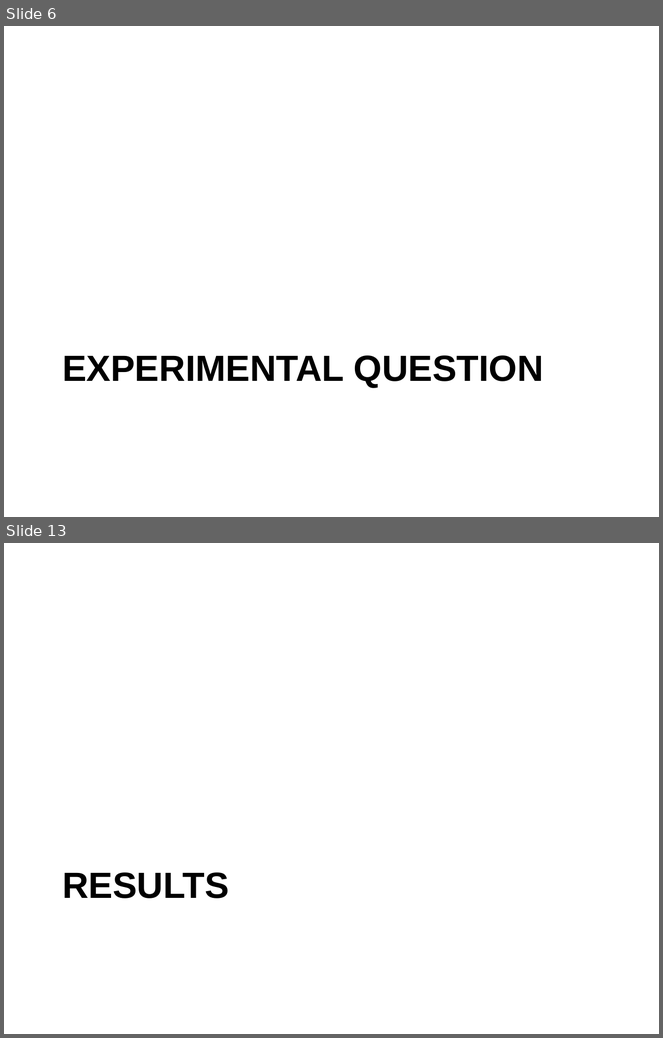
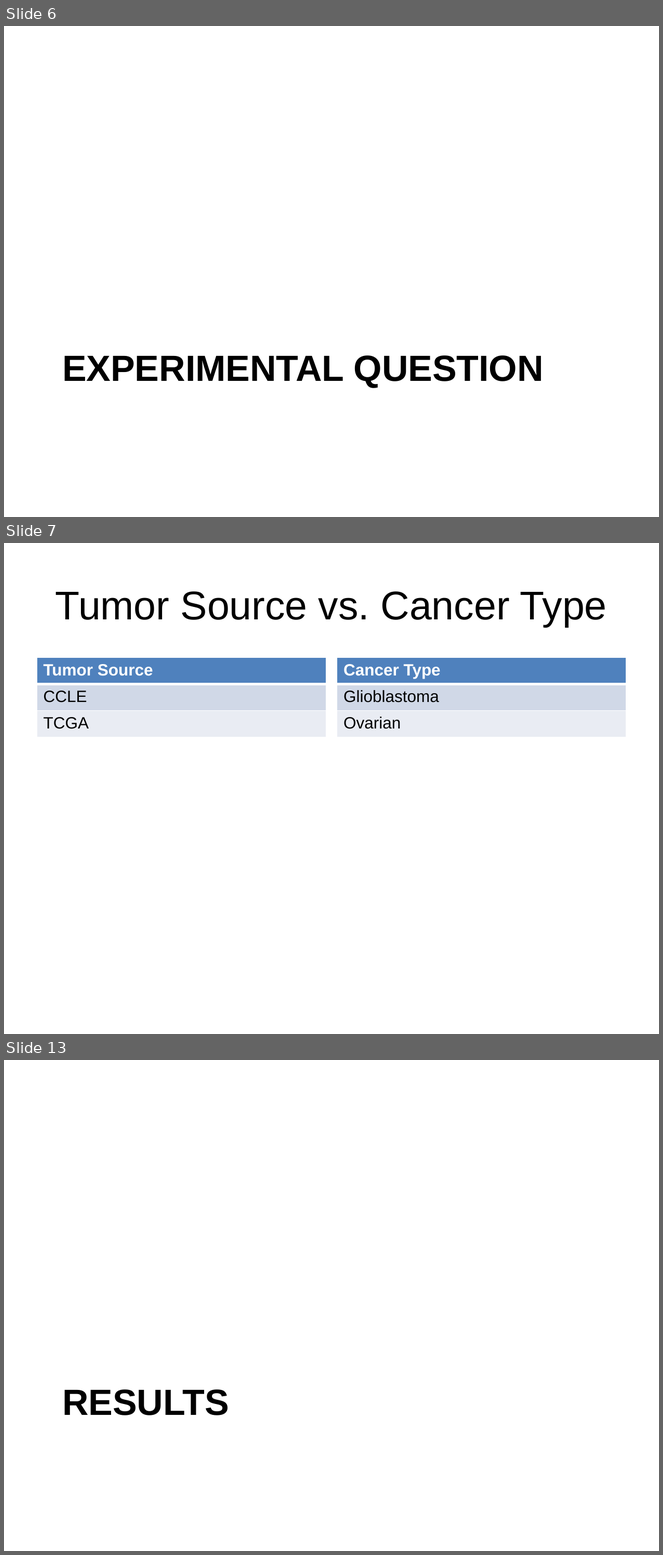
Before and after one commit to eotles/CS838, a slide deck: ProjectPresentation.pptx. Shown one above the other, each under a label of ours: slides 6 and 13 before the commit, slides 6, 7 and 13 after it; the slides between them are not shown. The pictures are 663x1038 and 663x1555 pixels, drawn with LibreOffice and Linux fonts; fonts in the diff are those of the drawing. Boxes give left, top, right and bottom in pixels: in the first picture for what was removed or moved away, otherwise in the second. Text is boxed around its words. In the diff, an @@ line names an element or a change of style, - is before the commit and + after.

```diff
--- a/ProjectPresentation.pptx
+++ b/ProjectPresentation.pptx
@@ slide 7 added at <box>4,543,659,1034</box>, background #FFFFFF @@
@@ title added at <box>55,591,607,627</box>, 44 pt, text #000000 @@
+Tumor Source vs. Cancer Type
@@ table added at <box>37,657,326,737</box>, 3 rows, 1 columns @@
+Tumor Source
+CCLE
+TCGA
@@ table added at <box>337,657,626,737</box>, 3 rows, 1 columns @@
+Cancer Type
+Glioblastoma
+Ovarian
```
Also in this commit, not shown: 4 slides changed, 8 other slides added, 6 slides removed.
